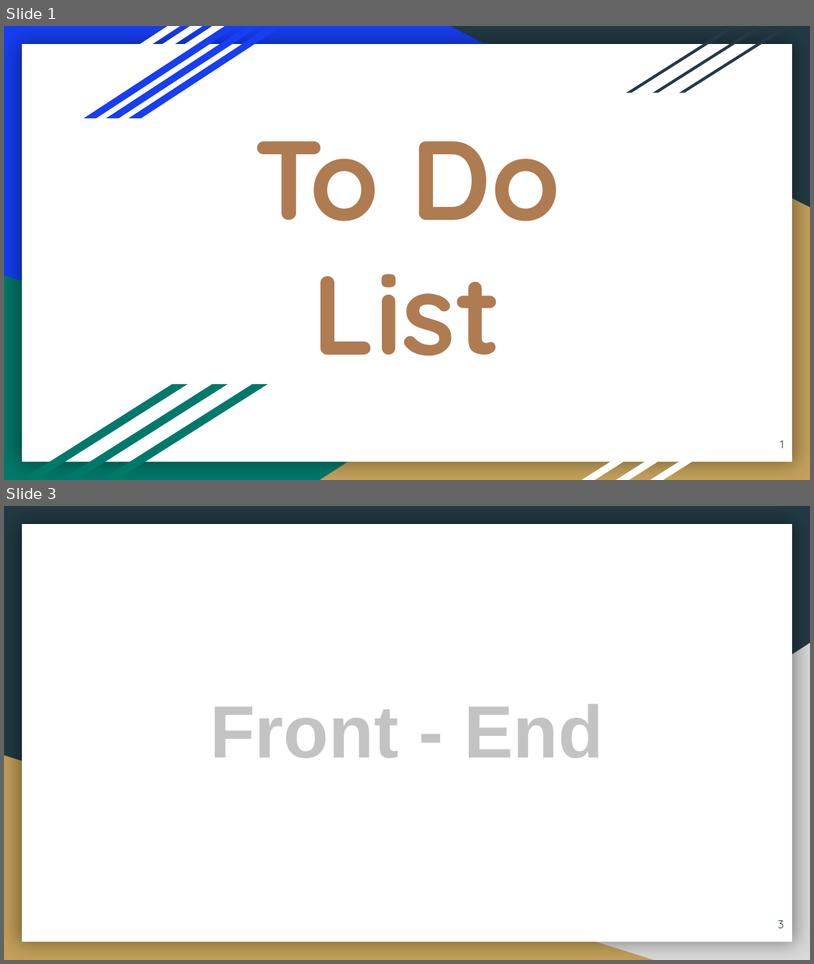
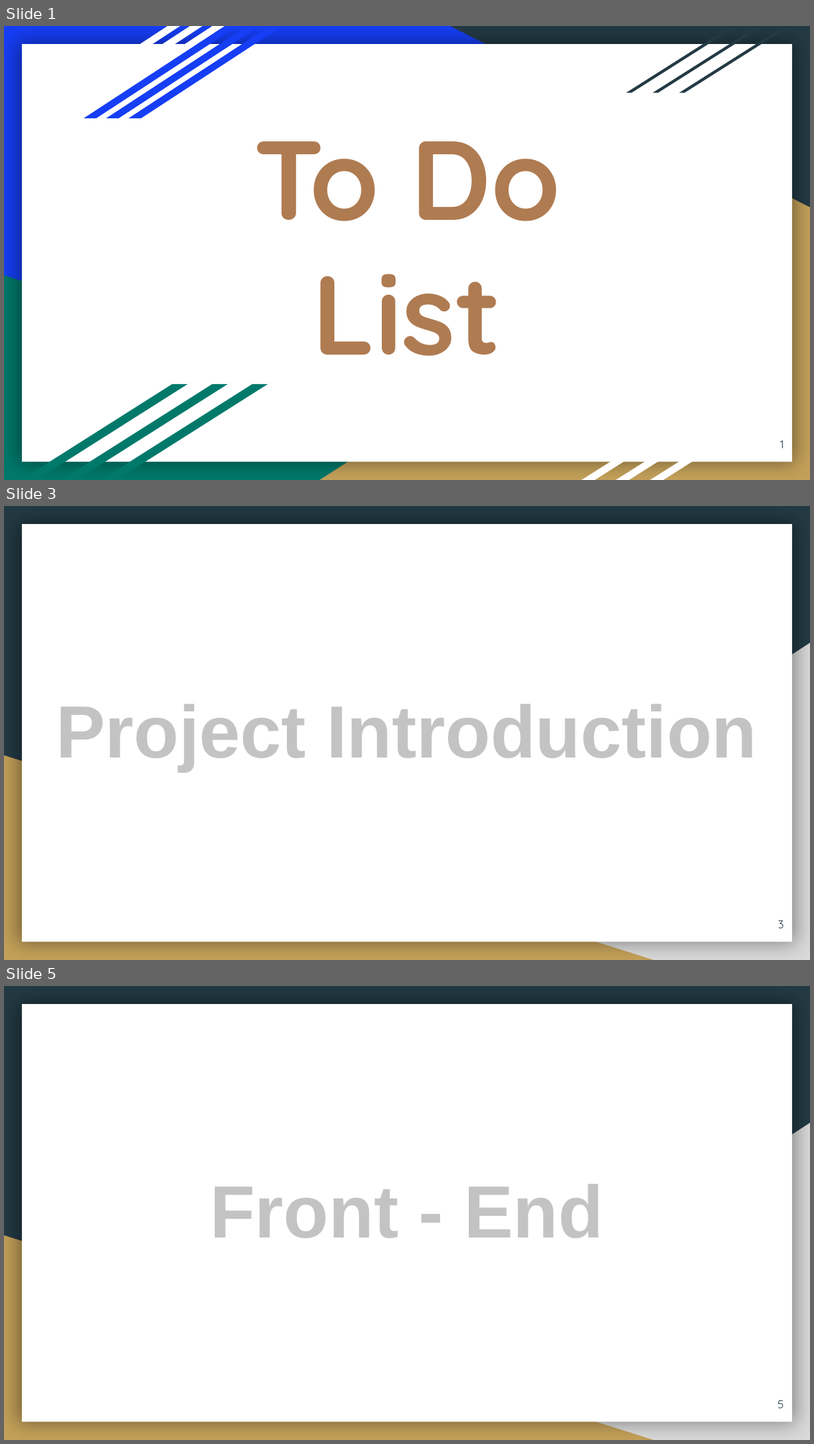
Before and after one commit to Jeffrey-maker/to-do-list, a slide deck: To Do List.pptx. Shown one above the other, each under a label of ours: slides 1 and 3 before the commit, slides 1, 3 and 5 after it; the slides between them are not shown. The pictures are 814x964 and 814x1444 pixels, drawn with LibreOffice and Linux fonts; fonts in the diff are those of the drawing. Boxes give left, top, right and bottom in pixels: in the first picture for what was removed or moved away, otherwise in the second. Text is boxed around its words. In the diff, an @@ line names an element or a change of style, - is before the commit and + after.

```diff
--- a/To Do List.pptx
+++ b/To Do List.pptx
@@ slide 3 added at (4,506,810,960), background #233A44; not listed: 3 template elements that a slide beside it also shows @@
@@ text added at (56,704,757,772), 66 pt, text #C3C3C3, bold @@
+Project Introduction
@@ page number added at (779,920,784,928), 10 pt, text #233A44 @@
+3
@@ what was slide 3 is now slide 5 @@
@@ page number at (778,1400,784,1408): text changed @@
-3
+5
```
Also in this commit, not shown: 3 slides changed, 2 other slides added, 2 other files.
